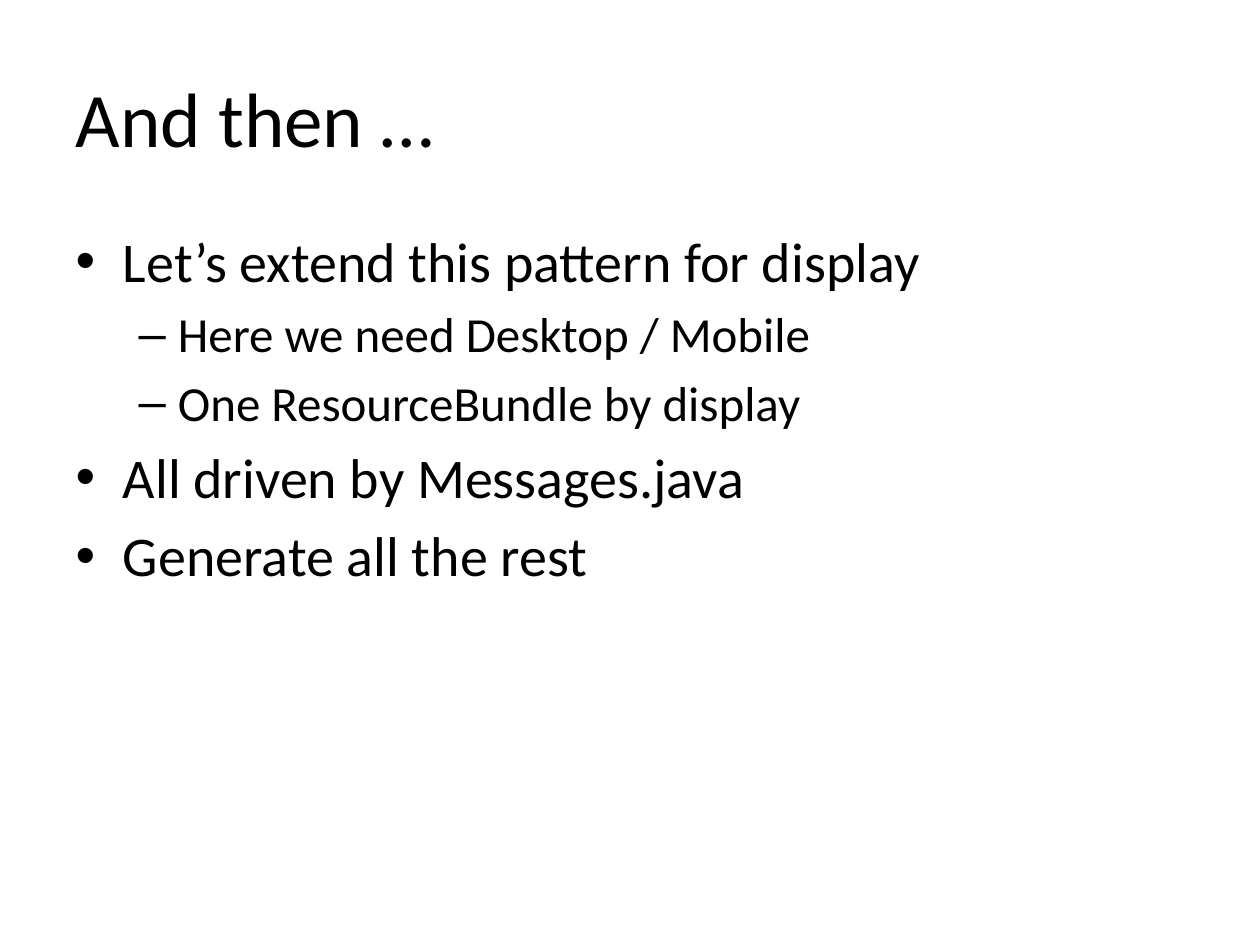
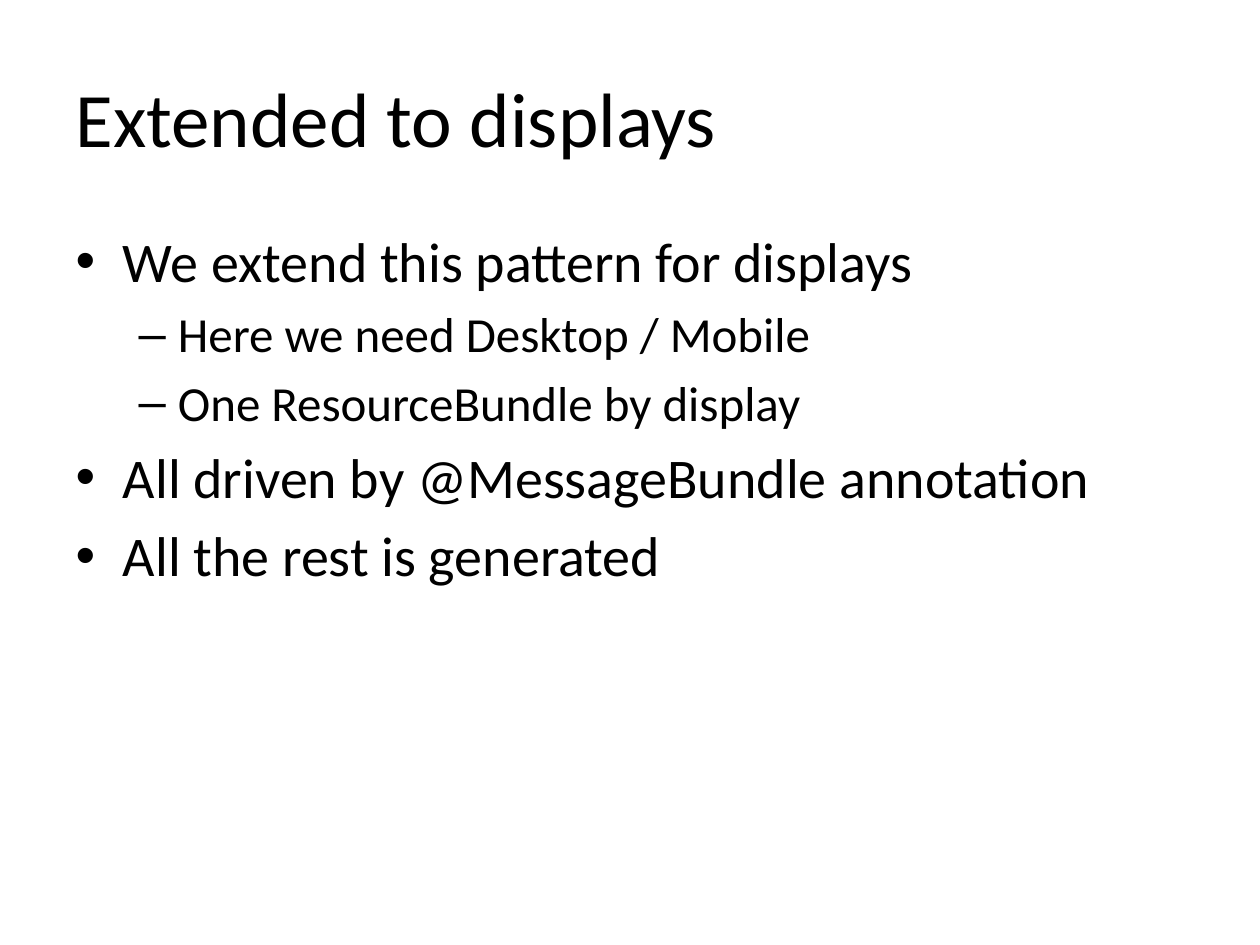
Before and after one commit to dbaeli/ez18n, a slide deck: slide 15 of ez18n-slides/javaone-2012/ez18n_javaone2012.pptx (slide 13 before the commit). Drawn at 1260x945 pixels with LibreOffice and Linux fonts; fonts in the diff are those of the drawing; background and template pictures are left out. Boxes give left, top, right and bottom in pixels: in the first picture for what was removed or moved away, otherwise in the second. Text is boxed around its words. In the diff, an @@ line names an element or a change of style, - is before the commit and + after.

```diff
--- a/ez18n-slides/javaone-2012/ez18n_javaone2012.pptx
+++ b/ez18n-slides/javaone-2012/ez18n_javaone2012.pptx
@@ title at <box>76,93,716,160</box>: text changed @@
-And then …
+Extended to displays
@@ text at <box>123,243,912,291</box>: text changed @@
-• Let’s extend this pattern for display
+• We extend this pattern for displays
@@ text at <box>123,459,1089,586</box>: text changed @@
-• All driven by Messages.java
-• Generate all the rest
+• All driven by @MessageBundle annotation
+• All the rest is generated
```
Also in this commit, not shown: 12 other slides changed, 2 slides added, 3 slides removed, 5 other files.
